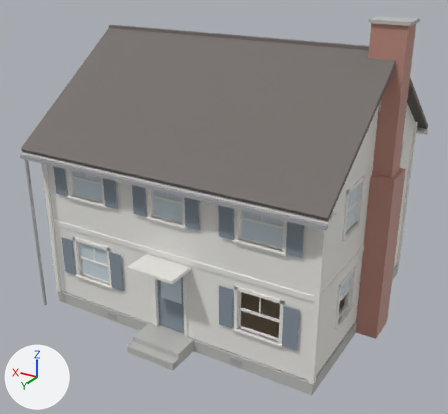
The FBX model Assets/_EclipseGenesis/Art/Imported/Buildings/SM_House_C.fbx as it was, and as the next commit left it.
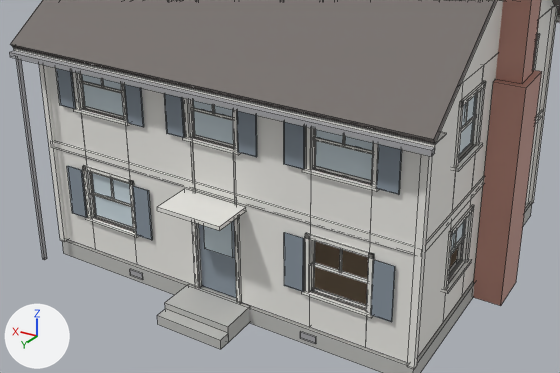
Each version is shown whole from a 50 mm camera at (-10.33, 18.05, 12.24) aimed at (-0.1, 1.01, 3.72), then close up on the part from 3% to 94% of the width and 28% to 94% of the height. Arrows for +X, +Y and +Z are at lower left; the lights stay in place. The older version's two pictures come first. The close-ups show mesh edges as thin lines. Where no turn or scale is listed for an object, it has been applied to the vertices.

Names of what the first close-up shows: 'SM_House_C', 'SM_House_C_Glass'.
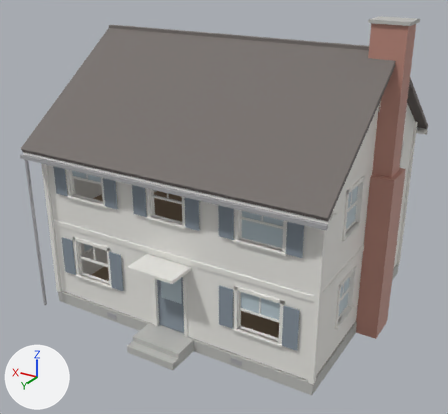
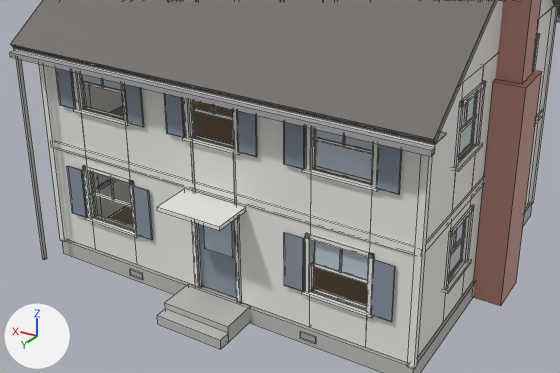
Location of each change, [x1, y1, x2, y2] in pixels of the close-ups (560 x 373 px; the box of a moved part takes in the faces that stretch with it):
'SM_House_C_Glass', reshaped (mostly hidden)
    before: [82, 74, 476, 258]
    after: [82, 74, 476, 280]
part 1 of me_sm_house_c_glass, moved or reshaped
    before: [92, 173, 131, 204]
    after: [314, 241, 368, 280]
part 2 of me_sm_house_c_glass, moved or reshaped
    before: [194, 111, 234, 145]
    after: [449, 241, 463, 275]
part 3 of me_sm_house_c_glass, deleted (pale blue)
    before: [94, 196, 133, 227]
part 4 of me_sm_house_c_glass, deleted
    before: [193, 100, 233, 117]
part 5 of me_sm_house_c_glass, deleted (pale blue)
    before: [83, 84, 124, 116]

The edits, one by one:
me_sm_house_c_glass is used by ob_sm_house_c_glass; location (0.0, 0.0, 0.0).
me_sm_house_c_glass had 200 vertices, 150 faces and spanned x -4.91..4.91, y -4.11..4.12, z 1.45..5.7.
me_sm_house_c_glass now has 168 vertices, 126 faces and spans x -4.91..4.91, y -4.11..4.12, z 1.45..5.7.
me_sm_house_c_glass part 1: the loose piece of 8 vertices spanning x 2.55..3.85, y 4.11, z 2.1..2.7 is moved by (-6.4, 0.0, 0.0).
me_sm_house_c_glass part 2: the loose piece of 8 vertices spanning x -0.55..0.55, y 4.11, z 4.45..5.04 is turned 90 degrees about the z axis through its middle, then moved by (-4.91, -2.23, -3.0).
me_sm_house_c_glass part 3: the loose piece of 8 vertices spanning x 2.55..3.85, y 4.11, z 1.45..2.04 is deleted.
me_sm_house_c_glass part 4: the loose piece of 8 vertices spanning x -0.55..0.55, y 4.11, z 5.1..5.7 is deleted.
me_sm_house_c_glass part 5: the loose piece of 8 vertices spanning x 2.55..3.85, y 4.11, z 4.45..5.04 is deleted.
Other edits to the shape of me_sm_house_c_glass do not show in these pictures.
